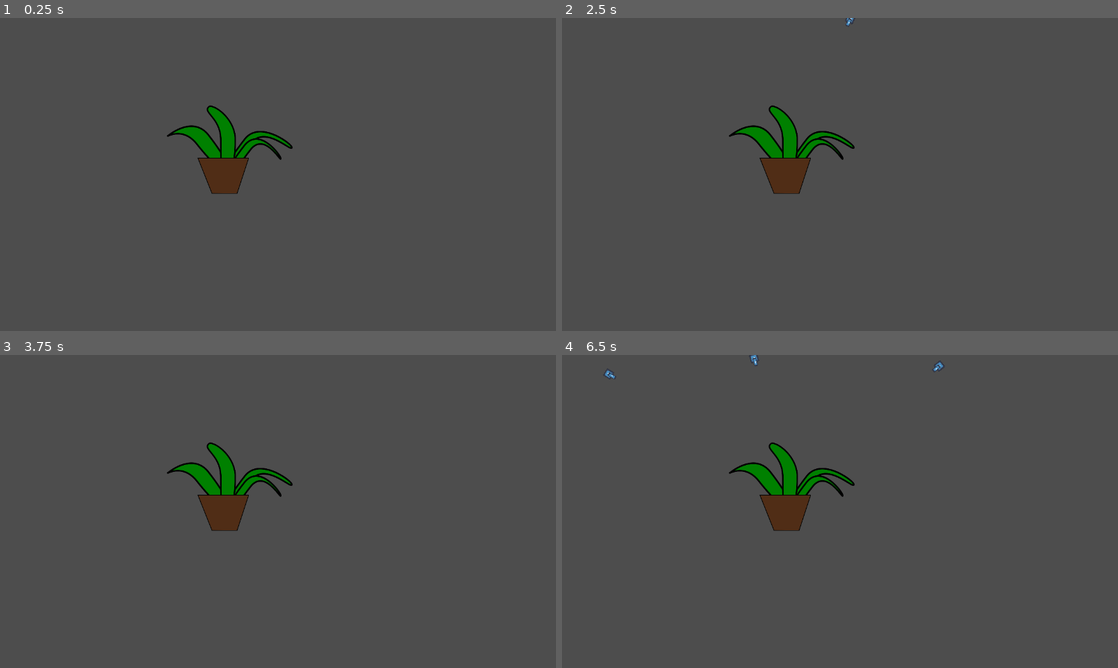
Above: before the commit, frames 1-4 (two rows, left to right).
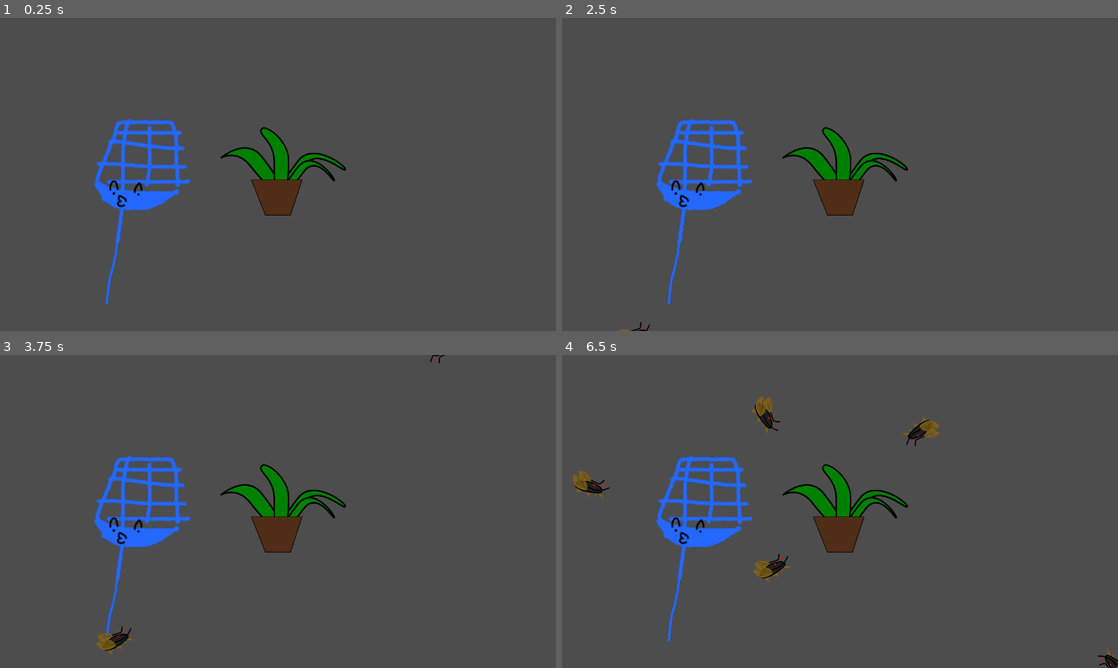
Above: after the commit, the same moments.

Repository: micycle8778/micheals-mansion
Game: Godot game, scene res://world/world.tscn
The game is run twice, just before and just after one commit, with the same random seed, the same clock (stepped at 60 frames per second) and the same inputs. The engine's default icon, where the game draws it, is replaced by a stand-in: a white triangle on a blue panel in a dark square.
Inputs (mouse positions are in pixels of both pictures, inside the frame that each line leads up to):
- Up to frame 1 (0.25 s): no input
- Up to frame 2 (2.5 s): tap Enter at 0.5, 2 s; move the mouse to (962, 158) at 0.52 s; hold Right mouse button (drop_tool, bound only after the commit) 0.53-1.28 s; click (962, 158) at 0.8 s; tap Space at 1.25 s; move the mouse to (728, 190) at 1.27 s; click (728, 190) at 1.35 s; right-click (728, 190) at 1.55 s; move the mouse to (895, 105) at 2.02 s; hold Right mouse button (drop_tool, bound only after the commit) from 2.03 s (still down); click (895, 105) at 2.3 s
- Up to frame 3 (3.75 s): move the mouse to (283, 367) at 2.77 s; release Right mouse button (drop_tool, bound only after the commit) at 2.78 s; click (283, 367) at 2.85 s; right-click (283, 367) at 3.05 s; move the mouse to (444, 558) at 3.52 s; hold Right mouse button (drop_tool, bound only after the commit) from 3.53 s (still down)
- Up to frame 4 (6.5 s): click (1006, 558) at 3.8 s; move the mouse to (673, 464) at 4.27 s; release Right mouse button (drop_tool, bound only after the commit) at 4.28 s; click (673, 464) at 4.35 s; right-click (673, 464) at 4.55 s; move the mouse to (617, 367) at 5.02 s; hold Right mouse button (drop_tool, bound only after the commit) 5.03-5.78 s; click (617, 367) at 5.3 s; move the mouse to (756, 433) at 5.77 s; click (756, 433) at 5.85 s; right-click (756, 433) at 6.05 s

The runs differ from the first frame. In frame 1, 6.4% of the frame differs, in the area x 16-63%, y 28-92%; in frame 2, 6.4%; in frame 3, 6.6%; in frame 4, 7.6%, in the area x 2-100%, y 0-100%.

Commit message:
added tool code

Diff:
--- a/insect/insect.gd
+++ b/insect/insect.gd
@@ -3,16 +3,16 @@
 
 @export var speed := 200
 
-func _input_event(_viewport: Viewport, event: InputEvent, _shape_idx: int) -> void:
-	if event is InputEventMouseButton:
-		if event.pressed:
-			queue_free()
+#func _input_event(_viewport: Viewport, event: InputEvent, _shape_idx: int) -> void:
+	#if event is InputEventMouseButton:
+		#if event.pressed:
+			#queue_free()
 
 func _ready() -> void:
 	if Plant.instance == null:
 		process_mode = Node.PROCESS_MODE_DISABLED
 
-func _process(delta: float) -> void:
+func _process(_delta: float) -> void:
 	look_at(Plant.instance.global_position)
 
 func _physics_process(delta: float) -> void:
--- a/insect/insect.tscn
+++ b/insect/insect.tscn
@@ -1,22 +1,20 @@
 [gd_scene load_steps=4 format=3 uid="uid://c4ik87aloa2yr"]
 
 [ext_resource type="Script" path="res://insect/insect.gd" id="1_m34ja"]
-[ext_resource type="Texture2D" uid="uid://dfokqdmphhmo0" path="res://icon.svg" id="2_7wf8q"]
+[ext_resource type="Texture2D" uid="uid://gdtub3or4yhg" path="res://insect/insect.webp" id="2_57yx4"]
 
 [sub_resource type="RectangleShape2D" id="RectangleShape2D_2wlkw"]
+size = Vector2(83, 61)
 
 [node name="Insect" type="Area2D"]
 script = ExtResource("1_m34ja")
 speed = 100
 
-[node name="Icon" type="Sprite2D" parent="."]
-scale = Vector2(0.15, 0.15)
-texture = ExtResource("2_7wf8q")
-
-[node name="Icon2" type="Sprite2D" parent="."]
-position = Vector2(9, 0)
-scale = Vector2(0.150929, 0.0678414)
-texture = ExtResource("2_7wf8q")
+[node name="Insect" type="Sprite2D" parent="."]
+scale = Vector2(0.25, 0.25)
+texture = ExtResource("2_57yx4")
+flip_h = true
 
 [node name="CollisionShape2D" type="CollisionShape2D" parent="."]
+position = Vector2(1.5, 2.5)
 shape = SubResource("RectangleShape2D_2wlkw")
--- a/project.godot
+++ b/project.godot
@@ -34,3 +34,16 @@
 "res://plant/": "orange",
 "res://world/": "blue"
 }
+
+[input]
+
+use_tool={
+"deadzone": 0.5,
+"events": [Object(InputEventMouseButton,"resource_local_to_scene":false,"resource_name":"","device":-1,"window_id":0,"alt_pressed":false,"shift_pressed":false,"ctrl_pressed":false,"meta_pressed":false,"button_mask":1,"position":Vector2(105, 6),"global_position":Vector2(109, 47),"factor":1.0,"button_index":1,"canceled":false,"pressed":true,"double_click":false,"script":null)
+]
+}
+drop_tool={
+"deadzone": 0.5,
+"events": [Object(InputEventMouseButton,"resource_local_to_scene":false,"resource_name":"","device":-1,"window_id":0,"alt_pressed":false,"shift_pressed":false,"ctrl_pressed":false,"meta_pressed":false,"button_mask":2,"position":Vector2(154, 10),"global_position":Vector2(158, 51),"factor":1.0,"button_index":2,"canceled":false,"pressed":true,"double_click":false,"script":null)
+]
+}
--- /dev/null
+++ b/swatta/swatta.gd
@@ -0,0 +1,22 @@
+class_name Swatta
+extends Node2D
+
+@onready var animation_player: AnimationPlayer = %AnimationPlayer
+@onready var area_2d: Area2D = %Area2D
+
+func _physics_process(_delta: float) -> void:
+	if animation_player.current_animation == "swatting":
+		for area in area_2d.get_overlapping_areas():
+			if area is Insect:
+				area.queue_free()
+
+func _on_animation_player_animation_finished(anim_name: String) -> void:
+	if anim_name == "swatting":
+		animation_player.play("RESET")
+	elif anim_name == "RESET":
+		pass
+	else:
+		push_error("unknown animation finished " + anim_name)
+
+func _on_tool_used() -> void:
+	animation_player.play("swatting")
--- /dev/null
+++ b/swatta/swatta.tscn
@@ -0,0 +1,76 @@
+[gd_scene load_steps=9 format=3 uid="uid://6dhpnejtjxh5"]
+
+[ext_resource type="Texture2D" uid="uid://ckxcnsodo7n2h" path="res://swatta/Swatta.webp" id="1_chh48"]
+[ext_resource type="Script" path="res://swatta/swatta.gd" id="1_j1ryj"]
+[ext_resource type="PackedScene" uid="uid://mqfmpypccn4t" path="res://tool/tool.tscn" id="3_4d1sl"]
+
+[sub_resource type="Animation" id="Animation_lyl3l"]
+resource_name = "swatting"
+length = 0.5
+tracks/0/type = "value"
+tracks/0/imported = false
+tracks/0/enabled = true
+tracks/0/path = NodePath("Area2D:rotation")
+tracks/0/interp = 1
+tracks/0/loop_wrap = true
+tracks/0/keys = {
+"times": PackedFloat32Array(0, 0.1, 0.5),
+"transitions": PackedFloat32Array(0.189465, 22.6275, 0.129408),
+"update": 0,
+"values": [0.0, -0.983873, 1.14779]
+}
+
+[sub_resource type="Animation" id="Animation_nmqr4"]
+length = 0.001
+tracks/0/type = "value"
+tracks/0/imported = false
+tracks/0/enabled = true
+tracks/0/path = NodePath("Area2D:rotation")
+tracks/0/interp = 1
+tracks/0/loop_wrap = true
+tracks/0/keys = {
+"times": PackedFloat32Array(0),
+"transitions": PackedFloat32Array(1),
+"update": 0,
+"values": [0.0]
+}
+
+[sub_resource type="AnimationLibrary" id="AnimationLibrary_cy7j2"]
+_data = {
+"RESET": SubResource("Animation_nmqr4"),
+"swatting": SubResource("Animation_lyl3l")
+}
+
+[sub_resource type="RectangleShape2D" id="RectangleShape2D_oxmn6"]
+size = Vector2(209, 190)
+
+[sub_resource type="RectangleShape2D" id="RectangleShape2D_rl6fk"]
+size = Vector2(226, 438)
+
+[node name="Node2D" type="Node2D"]
+script = ExtResource("1_j1ryj")
+
+[node name="AnimationPlayer" type="AnimationPlayer" parent="."]
+unique_name_in_owner = true
+libraries = {
+"": SubResource("AnimationLibrary_cy7j2")
+}
+
+[node name="Area2D" type="Area2D" parent="."]
+unique_name_in_owner = true
+
+[node name="Swatta" type="Sprite2D" parent="Area2D"]
+texture = ExtResource("1_chh48")
+
+[node name="CollisionShape2D" type="CollisionShape2D" parent="Area2D"]
+position = Vector2(0.5, -197)
+shape = SubResource("RectangleShape2D_oxmn6")
+
+[node name="Tool" parent="." instance=ExtResource("3_4d1sl")]
+
+[node name="CollisionShape2D" type="CollisionShape2D" parent="Tool"]
+position = Vector2(1, -71)
+shape = SubResource("RectangleShape2D_rl6fk")
+
+[connection signal="animation_finished" from="AnimationPlayer" to="." method="_on_animation_player_animation_finished"]
+[connection signal="used" from="Tool" to="." method="_on_tool_used"]
--- /dev/null
+++ b/tool/tool.gd
@@ -0,0 +1,38 @@
+class_name Tool
+extends Area2D
+
+signal picked_up
+signal dropped
+signal used
+
+static var tool_held := false
+
+var in_use := false:
+	set(v):
+		if tool_held:
+			return
+
+		in_use = v
+		if v:
+			picked_up.emit()
+		else:
+			dropped.emit()
+			tool_held = false
+
+var hold_spot := Vector2()
+
+func _input_event(_viewport: Viewport, event: InputEvent, _shape_idx: int) -> void:
+	if event.is_action_pressed("use_tool"):
+		if in_use:
+			used.emit()
+		else:
+			# this no-ops if tool_held = true
+			in_use = true
+			hold_spot = get_global_mouse_position() - get_parent().global_position
+	elif event.is_action_pressed("drop_tool"):
+		in_use = false
+
+func _process(_delta: float) -> void:
+	if in_use:
+		get_parent().global_position = get_global_mouse_position() - hold_spot
+		print(position)
--- /dev/null
+++ b/tool/tool.tscn
@@ -0,0 +1,6 @@
+[gd_scene load_steps=2 format=3 uid="uid://mqfmpypccn4t"]
+
+[ext_resource type="Script" path="res://tool/tool.gd" id="1_4bk40"]
+
+[node name="Tool" type="Area2D"]
+script = ExtResource("1_4bk40")
--- a/world/world.gd
+++ b/world/world.gd
@@ -13,7 +13,9 @@
 	while true:
 		await get_tree().create_timer(spawn_timer).timeout
 
-		var spawn_pos := spawning_path.curve.samplef(randf())
+		var curve := spawning_path.curve
+		var sample := randf() * curve.point_count
+		var spawn_pos := spawning_path.curve.samplef(sample)
 		var insect: Insect = insect_scene.instantiate()
 
 		insect.position = spawn_pos
--- a/world/world.tscn
+++ b/world/world.tscn
@@ -1,7 +1,8 @@
-[gd_scene load_steps=4 format=3 uid="uid://cpipujudik8wp"]
+[gd_scene load_steps=5 format=3 uid="uid://cpipujudik8wp"]
 
 [ext_resource type="Script" path="res://world/world.gd" id="1_67ala"]
 [ext_resource type="PackedScene" uid="uid://c10irijaqjvdr" path="res://plant/plant.tscn" id="1_qcvfs"]
+[ext_resource type="PackedScene" uid="uid://6dhpnejtjxh5" path="res://swatta/swatta.tscn" id="3_u28i2"]
 
 [sub_resource type="Curve2D" id="Curve2D_0fbre"]
 _data = {
@@ -13,8 +14,11 @@
 script = ExtResource("1_67ala")
 
 [node name="Plant" parent="." instance=ExtResource("1_qcvfs")]
-position = Vector2(529, 303)
+position = Vector2(652, 353)
 
 [node name="SpawningPath" type="Path2D" parent="."]
 unique_name_in_owner = true
 curve = SubResource("Curve2D_0fbre")
+
+[node name="Node2D" parent="." instance=ExtResource("3_u28i2")]
+position = Vector2(320, 517)
Not shown, added: insect/insect.webp.import
Binary file added: swatta/Swatta.webp
Not shown, added: swatta/Swatta.webp.import
